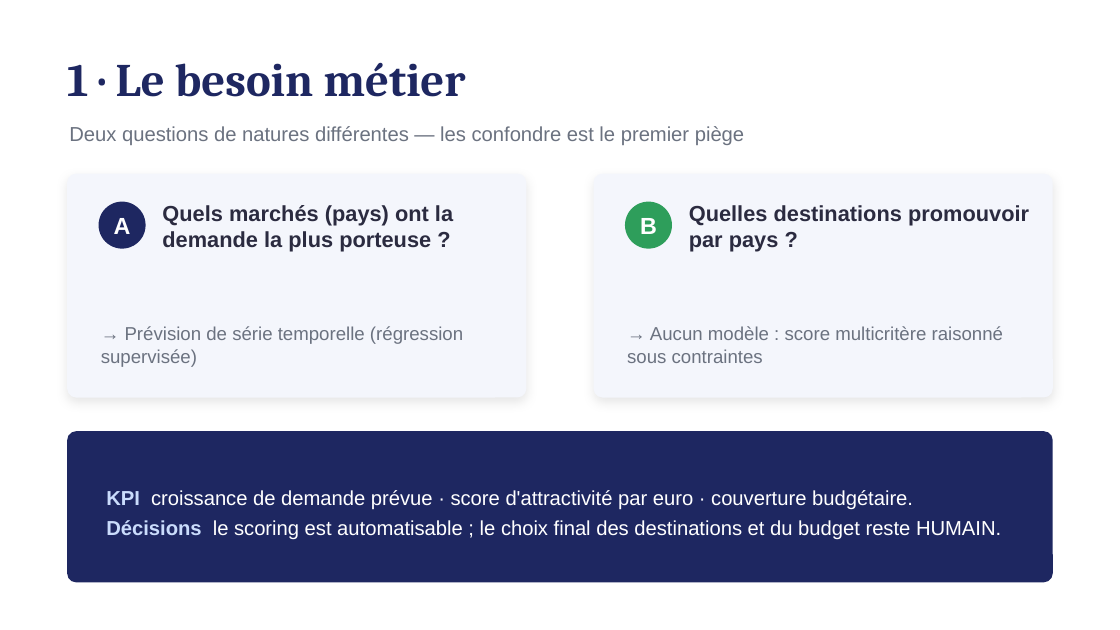
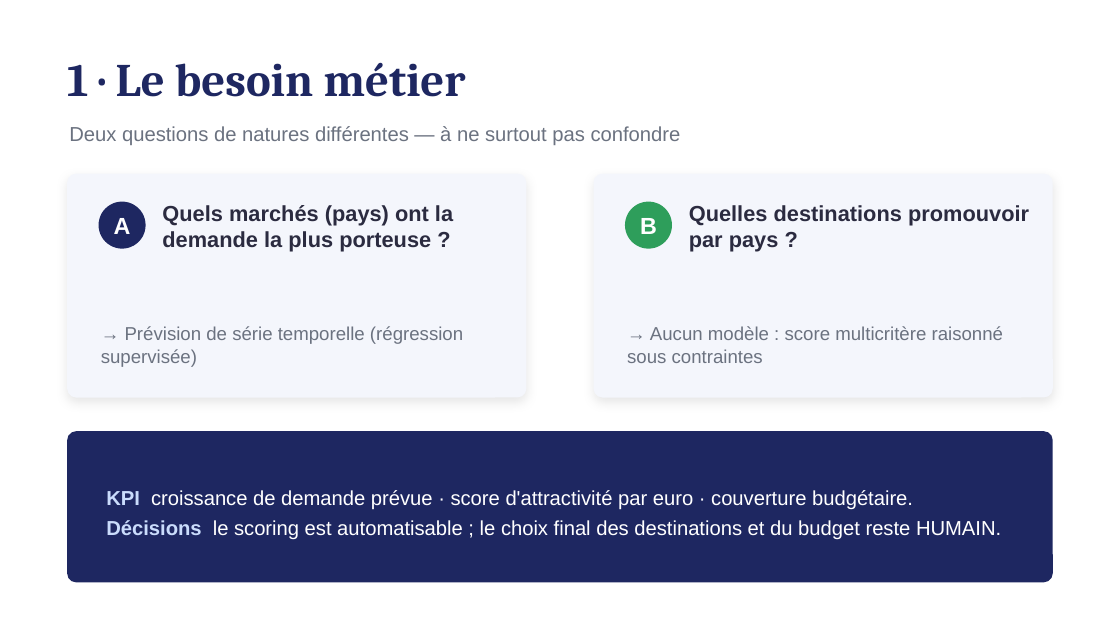
Before and after one commit to kteken10/aed_examen_final, a slide deck: slide 2 of rendu_final/05_Rapport_Management_Projet.pptx. Drawn at 1120x630 pixels with LibreOffice and Linux fonts; fonts in the diff are those of the drawing. Boxes give left, top, right and bottom in pixels: in the first picture for what was removed or moved away, otherwise in the second. Text is boxed around its words. In the diff, an @@ line names an element or a change of style, - is before the commit and + after.

```diff
--- a/rendu_final/05_Rapport_Management_Projet.pptx
+++ b/rendu_final/05_Rapport_Management_Projet.pptx
@@ text at [69, 126, 681, 145]: text changed @@
-Deux questions de natures différentes — les confondre est le premier piège
+Deux questions de natures différentes — à ne surtout pas confondre
```
Also in this commit, not shown: 5 other slides changed, 12 other files.
